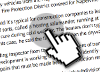
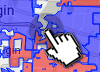
The second w=108, h=72 image is a revision of the first. Changes to its layers:
hid "text" over (0, 0, 100, 72)
added layer "Layer 4" above "sound" over (0, 0, 100, 72)
